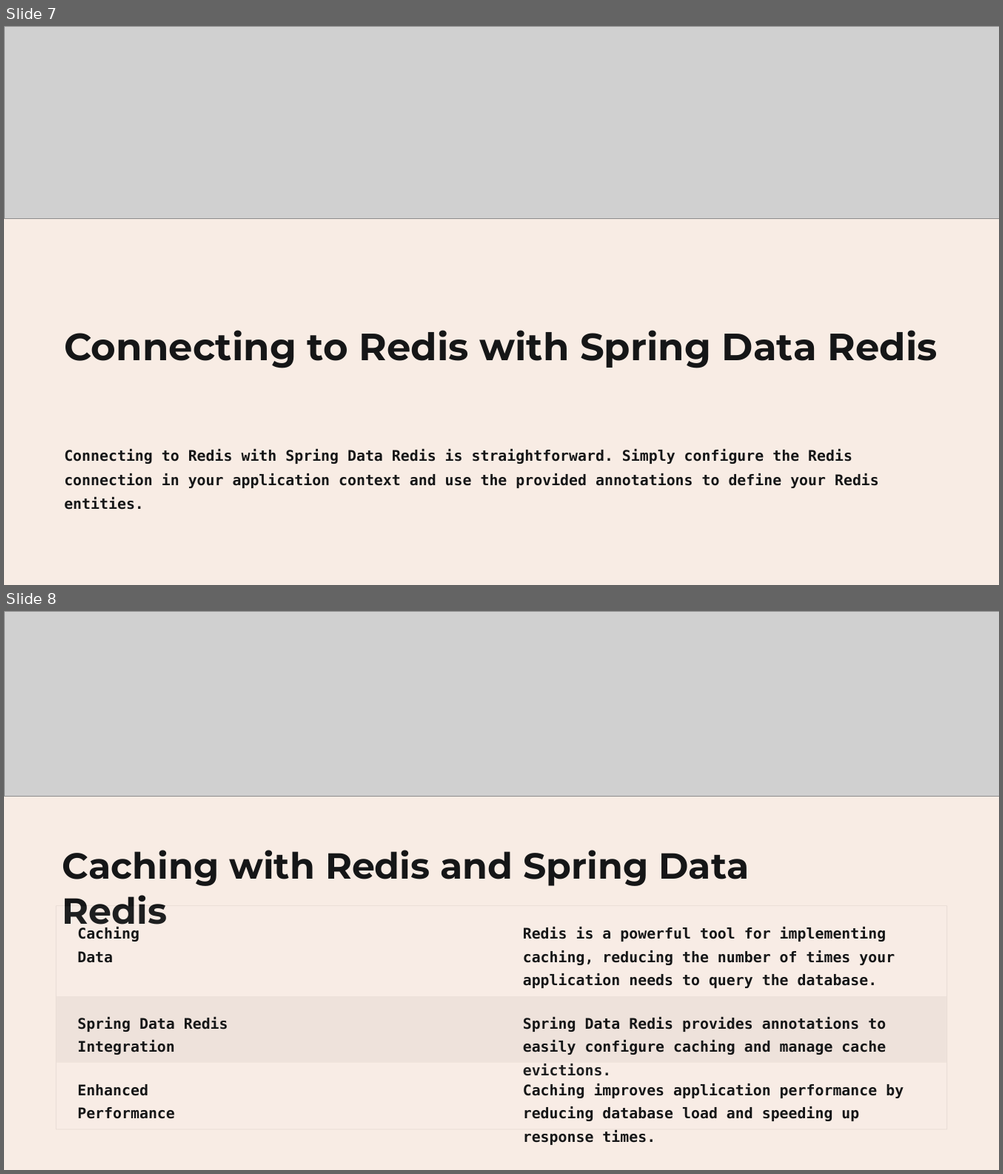
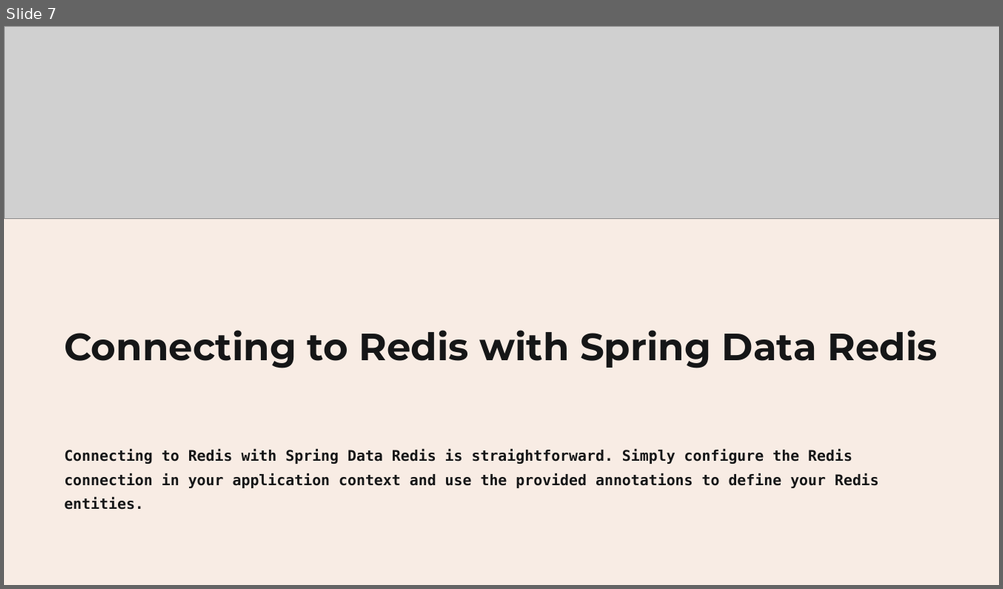
Before and after one commit to 13X02/redis_crud_springboot, a slide deck: Redis-and-Spring-Data-Redis-An-Introduction.pptx. Shown one above the other, each under a label of ours: slides 7 and 8 before the commit, slide 7 after it. The pictures are 1003x1174 and 1003x589 pixels, drawn with LibreOffice and Linux fonts; fonts in the diff are those of the drawing; grey boxes stand for pictures. Boxes give left, top, right and bottom in pixels: in the first picture for what was removed or moved away, otherwise in the second. Text is boxed around its words. In the diff, an @@ line names an element or a change of style, - is before the commit and + after.

```diff
--- a/Redis-and-Spring-Data-Redis-An-Introduction.pptx
+++ b/Redis-and-Spring-Data-Redis-An-Introduction.pptx
@@ slide 8 removed at <box>4,611,999,1170</box>, background #FFFFFF @@
@@ rectangle removed at <box>4,611,999,1170</box> @@
@@ picture removed at <box>4,611,999,796</box> @@
@@ text removed at <box>62,850,748,934</box> @@
-Caching with Redis and Spring Data Redis
@@ rounded rectangle removed at <box>57,906,947,1130</box> @@
@@ rectangle removed at <box>57,906,946,997</box> @@
@@ text removed at <box>77,927,139,963</box> @@
-Caching Data
@@ text removed at <box>523,927,894,988</box> @@
-Redis is a powerful tool for implementing caching, reducing the number of times your application needs to query the database.
@@ rectangle removed at <box>57,997,946,1063</box> @@
@@ text removed at <box>77,1017,228,1055</box> @@
-Spring Data Redis Integration
@@ text removed at <box>523,1017,885,1055</box> @@
-Spring Data Redis provides annotations to easily configure caching and manage cache evictions.
@@ rectangle removed at <box>57,1063,946,1130</box> @@
@@ text removed at <box>77,1085,175,1119</box> @@
-Enhanced Performance
@@ text removed at <box>523,1084,903,1145</box> @@
-Caching improves application performance by reducing database load and speeding up response times.
```
Also in this commit, not shown: 1 slide changed, 2 other slides removed.
